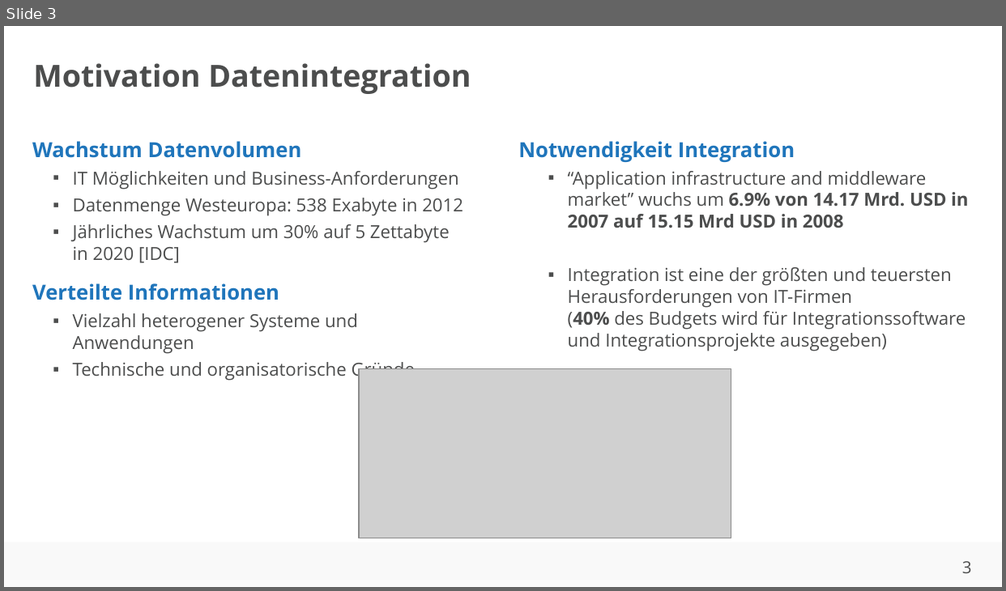
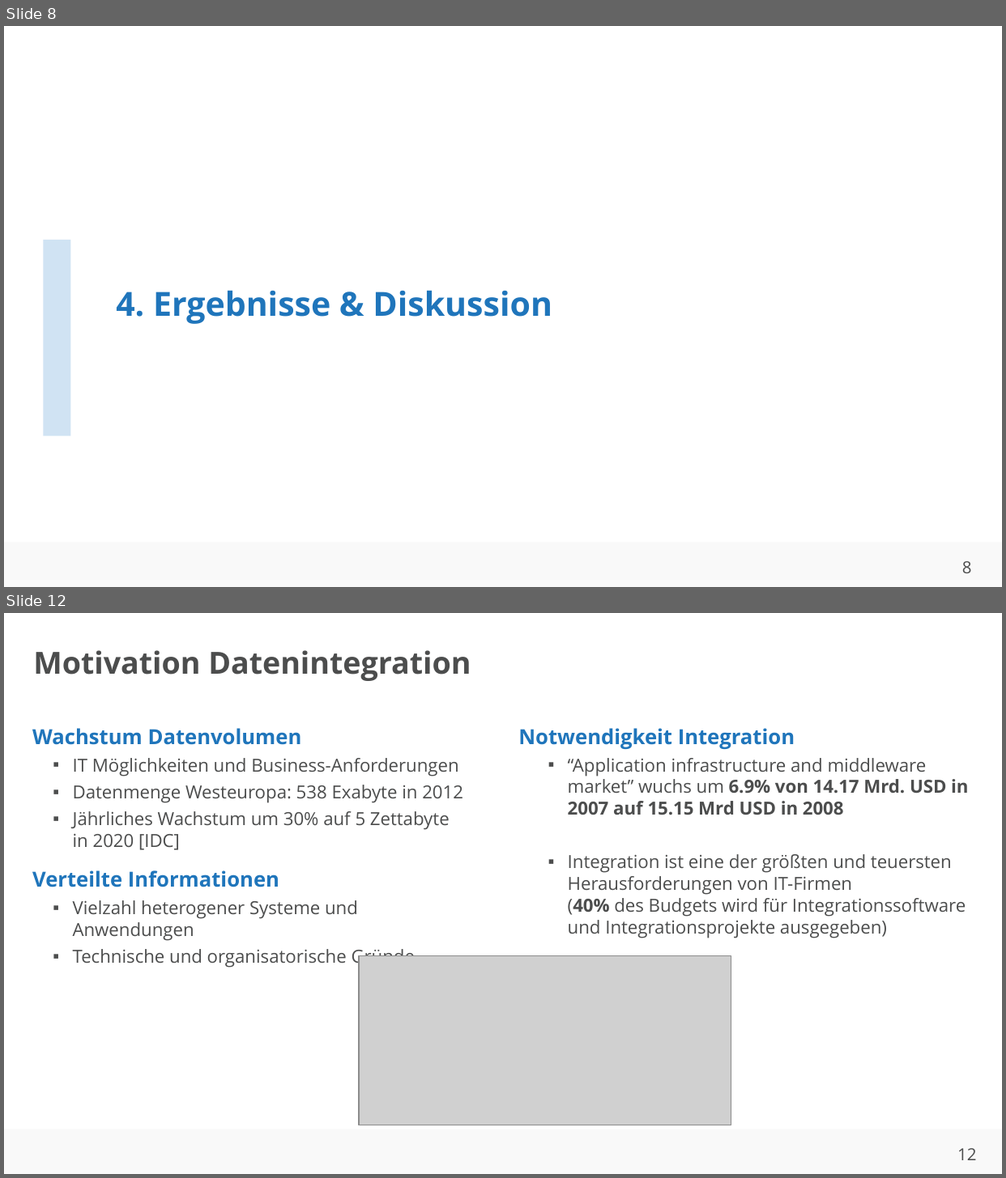
Before and after one commit to ahndavin/Abschlussarbeit_Bachelor, a slide deck: Kolloquium/Kolloquium.pptx. Shown one above the other, each under a label of ours: slide 3 before the commit, slides 8 and 12 after it; the slides between them are not shown. The pictures are 1006x591 and 1006x1178 pixels, drawn with LibreOffice and Linux fonts; fonts in the diff are those of the drawing; grey boxes stand for pictures; background and template pictures are left out. Boxes give left, top, right and bottom in pixels: in the first picture for what was removed or moved away, otherwise in the second. Text is boxed around its words. In the diff, an @@ line names an element or a change of style, - is before the commit and + after.

```diff
--- a/Kolloquium/Kolloquium.pptx
+++ b/Kolloquium/Kolloquium.pptx
@@ slide 8 added at bbox=[4, 26, 1002, 587], background #FFFFFF; not listed: 2 template elements that a slide beside it also shows @@
@@ rectangle added at bbox=[43, 240, 71, 436], fill #D0E3F3 @@
@@ rectangle added at bbox=[883, 243, 1001, 361], fill #FFFFFF at 50% opacity @@
@@ rectangle added at bbox=[942, 257, 1002, 319], fill #FFFFFF at 50% opacity @@
@@ title added at bbox=[116, 290, 552, 324], 24 pt, text #1F75BB, bold @@
+4. Ergebnisse & Diskussion
@@ what was slide 3 is now slide 12 @@
@@ page number at bbox=[957, 1148, 976, 1161]: text changed @@
-3
+12
```
Also in this commit, not shown: 14 other slides added, 1 slide removed, 3 other files.
